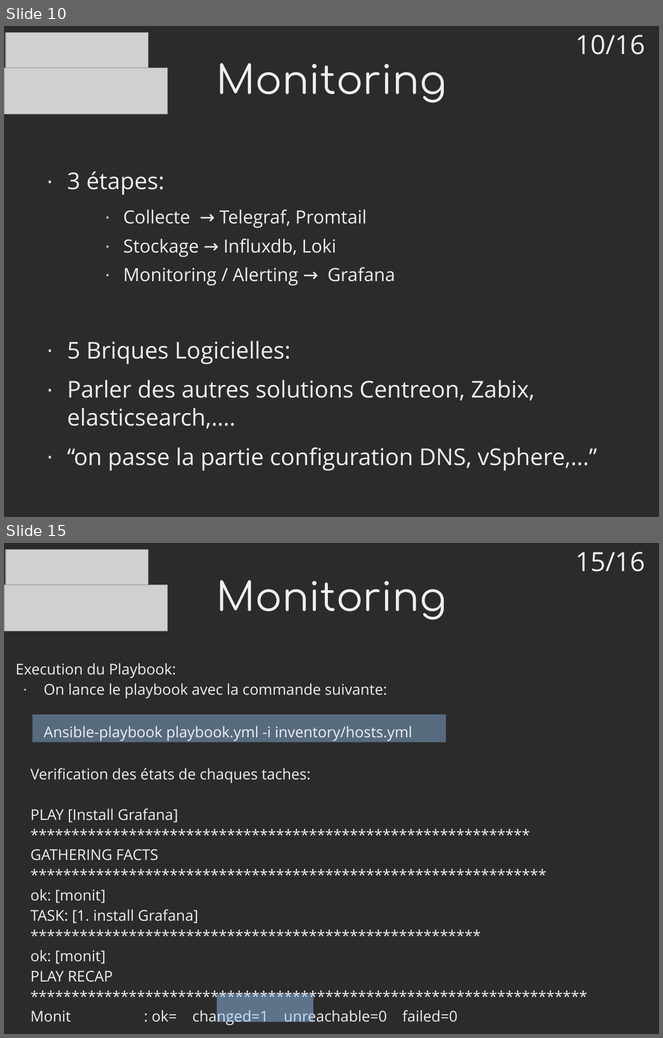
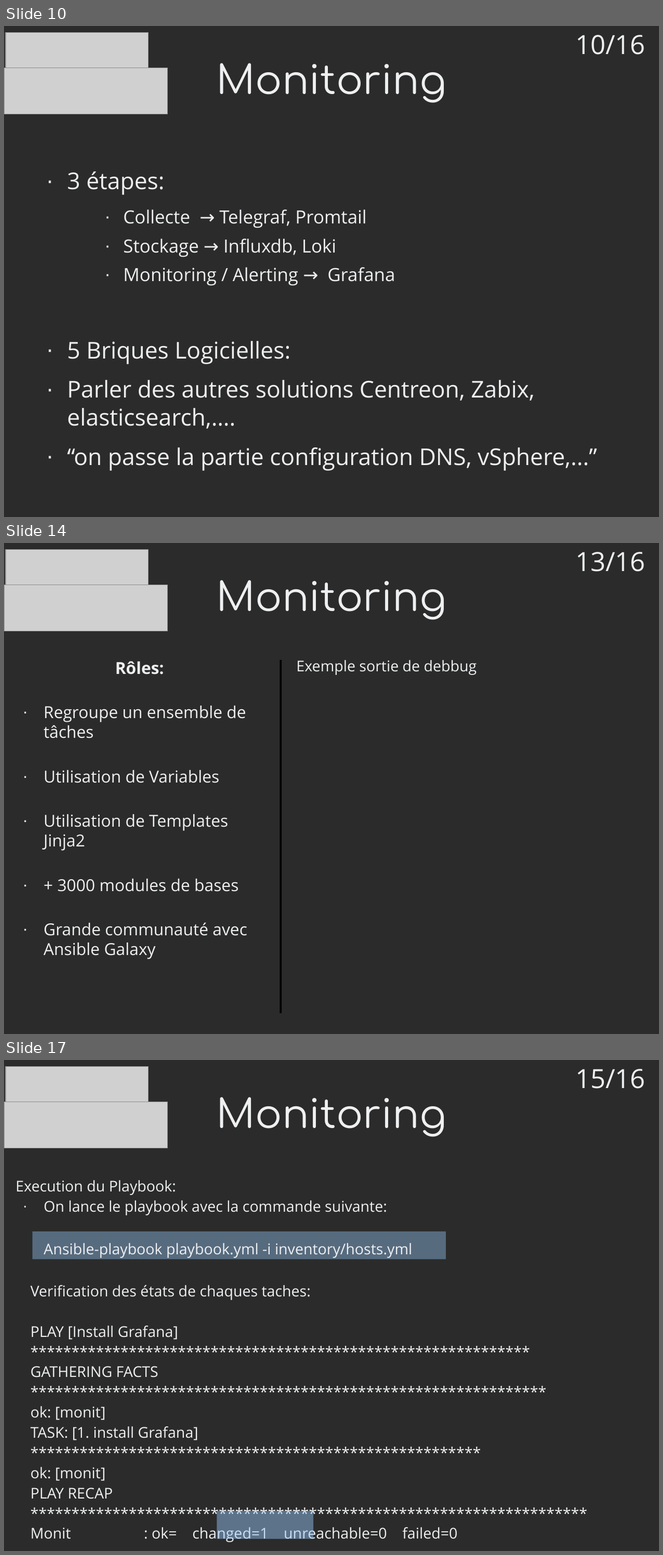
Before and after one commit to mrwormo/rapport_de_stage, a slide deck: files/prez.odp. Shown one above the other, each under a label of ours: slides 10 and 15 before the commit, slides 10, 14 and 17 after it; the slides between them are not shown. The pictures are 663x1038 and 663x1555 pixels, drawn with LibreOffice and Linux fonts; fonts in the diff are those of the drawing; grey boxes stand for pictures; background and template pictures are left out; a plain dark background stands for a picture behind light text. Boxes give left, top, right and bottom in pixels: in the first picture for what was removed or moved away, otherwise in the second. Text is boxed around its words. In the diff, an @@ line names an element or a change of style, - is before the commit and + after.

```diff
--- a/files/prez.odp
+++ b/files/prez.odp
@@ slide 14 added at box(4, 543, 659, 1034), background picture (left out) @@
@@ picture added at box(6, 550, 149, 590) @@
@@ text added at box(575, 552, 646, 572), 32 pt, text #EEEFF0 @@
+13/16
@@ picture added at box(4, 585, 168, 631) @@
@@ title added at box(217, 580, 447, 620), 48 pt, text #EEEFF0 @@
+Monitoring
@@ text added at box(44, 661, 247, 960), 20 pt, text #EEEFF0 @@
+Rôles:
+· Regroupe un ensemble de tâches
+· Utilisation de Variables
+· Utilisation de Templates Jinja2
+· + 3000 modules de bases
+· Grande communauté avec Ansible Galaxy
@@ line added from (281, 660) to (281, 1014), #000000 2.3 pt @@
@@ text added at box(296, 660, 477, 675), 18 pt, text #EEEFF0 @@
+Exemple sortie de debbug
@@ what was slide 15 is now slide 17 @@
```
Also in this commit, not shown: 4 slides changed, 1 other slide added, 1 other file.
